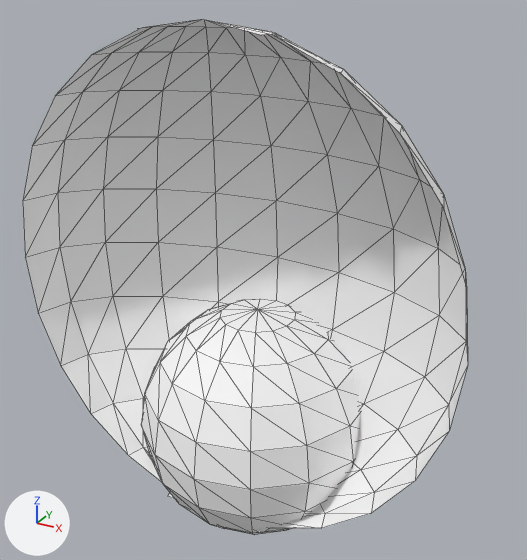
A saved change to the glTF model public/assets/characters/hair/hair_bun.glb.
The view is the same before and after, from a 50 mm camera at (0.157, 1.331, 0.136) aimed at (-0.023, 1.658, -0.027). The axes (+X, +Y, +Z) are drawn at lower left. The lights are the same throughout. The picture after the commit comes second. Mesh edges are drawn as thin lines. Where no turn or scale is listed for an object, it has been applied to the vertices. Vertices at exactly the same position are counted once.

Names of what the first picture shows: 'hair_bun'.
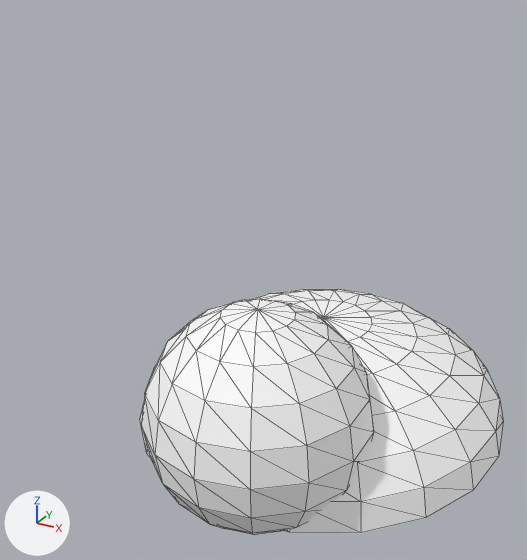
The newer file is also turned or shifted as a whole; pictures and numbers use the older file's frame.

Pixel boxes [x1, y1, x2, y2] of what changed, in the pictures (527 x 560 px):
'hair_bun', reshaped (18% narrower, 52% shorter)
    before: [23, 19, 468, 535]
    after: [140, 289, 503, 535]
part 1 of me_sphere, added
    after: [140, 289, 503, 533]
part 2 of me_sphere, deleted
    before: [23, 19, 468, 533]

The change in detail:
me_sphere is used by ob_hair_bun; location (0.0, 0.0, 0.0).
me_sphere had 255 vertices, 476 faces and spanned x -0.11..0.11, y 1.55..1.67, z -0.14..0.116.
me_sphere now has 249 vertices, 472 faces and spans x -0.11..0.11, y 1.55..1.806, z -0.14..-0.02.
me_sphere part 1: a new loose piece of 121 vertices spanning x -0.11..0.11, y 1.574..1.806, z -0.12..-0.059, in mat_hair_bun_mat (white #ffffff).
me_sphere part 2: the loose piece of 127 vertices spanning x -0.11..0.11, y 1.565..1.631, z -0.116..0.116 is deleted.
